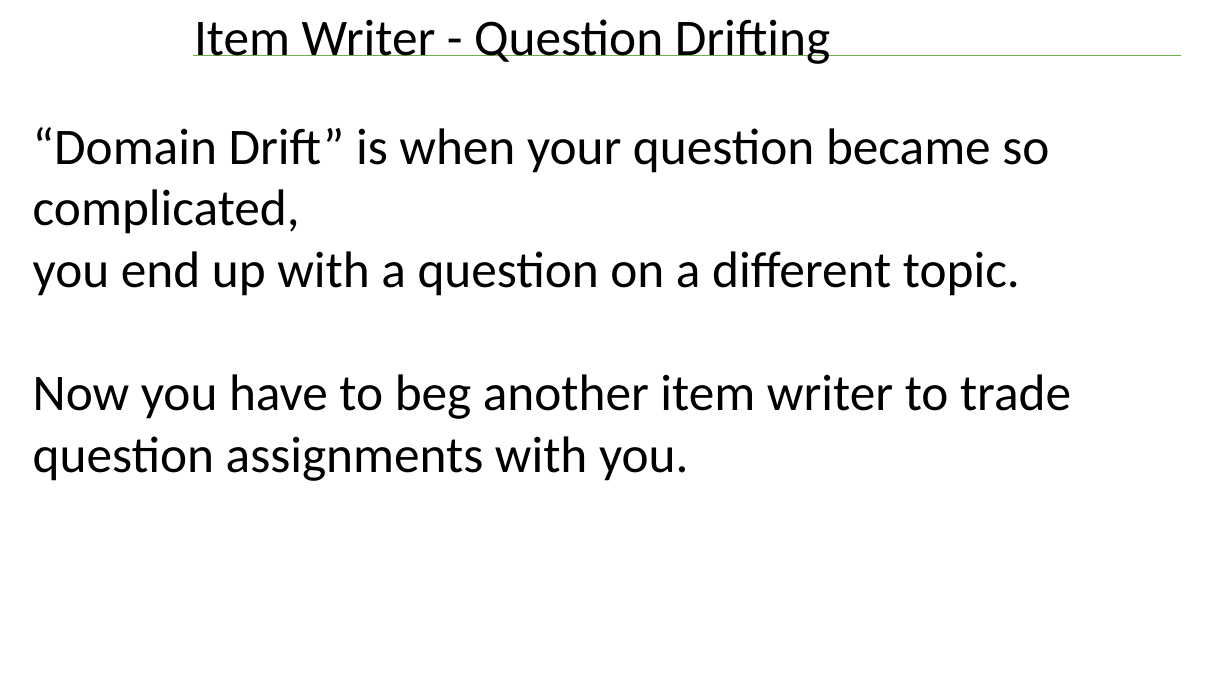
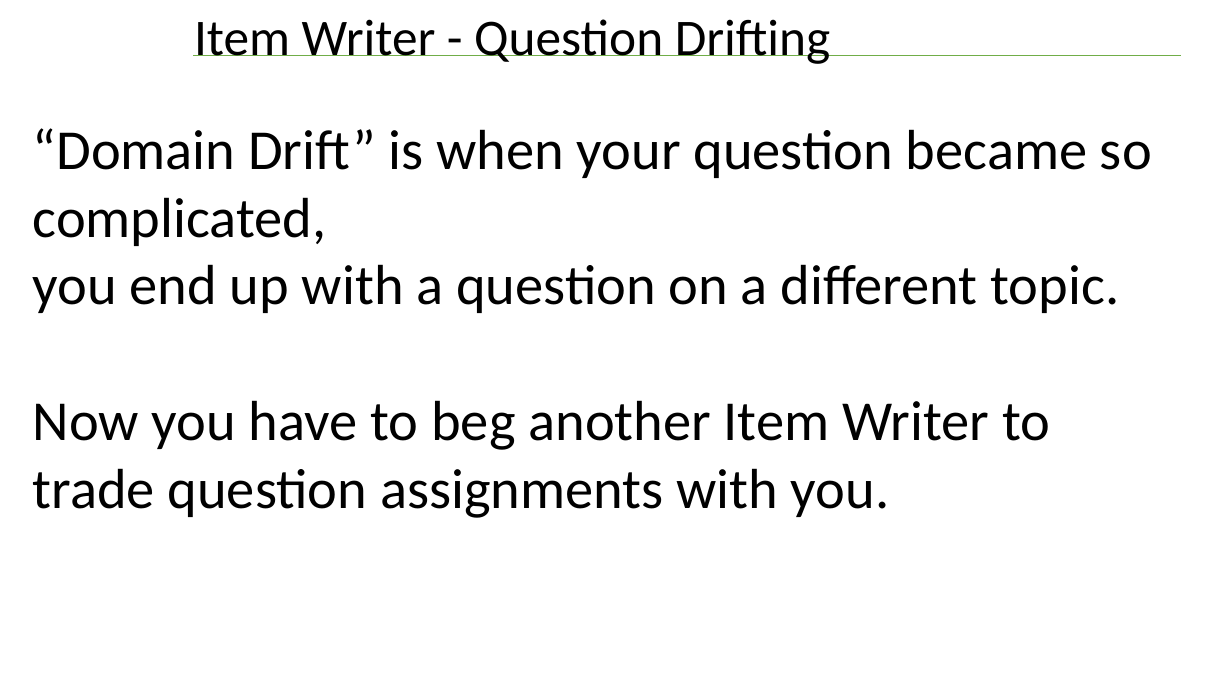
Before and after one commit to williamadba/Public-Presentations, a slide deck: slide 25 of SQLSat Bham 2019/Think Like a Certification Exam.pptx. Drawn at 1232x693 pixels with LibreOffice and Linux fonts; fonts in the diff are those of the drawing. Boxes give left, top, right and bottom in pixels: in the first picture for what was removed or moved away, otherwise in the second. Text is boxed around its words. In the diff, an @@ line names an element or a change of style, - is before the commit and + after.

```diff
--- a/SQLSat Bham 2019/Think Like a Certification Exam.pptx
+++ b/SQLSat Bham 2019/Think Like a Certification Exam.pptx
@@ text at bbox=[33, 128, 1152, 313]: size 40 to 44 pt in "“Domain Drift” is when your question became ...", "you end up with a question on ..." @@
@@ text at bbox=[33, 400, 1050, 518]: text changed; size 40 to 44 pt @@
-Now you have to beg another item writer to trade question assignments with you.
+Now you have to beg another Item Writer to trade question assignments with you.
```
Also in this commit, not shown: 13 other slides changed.
